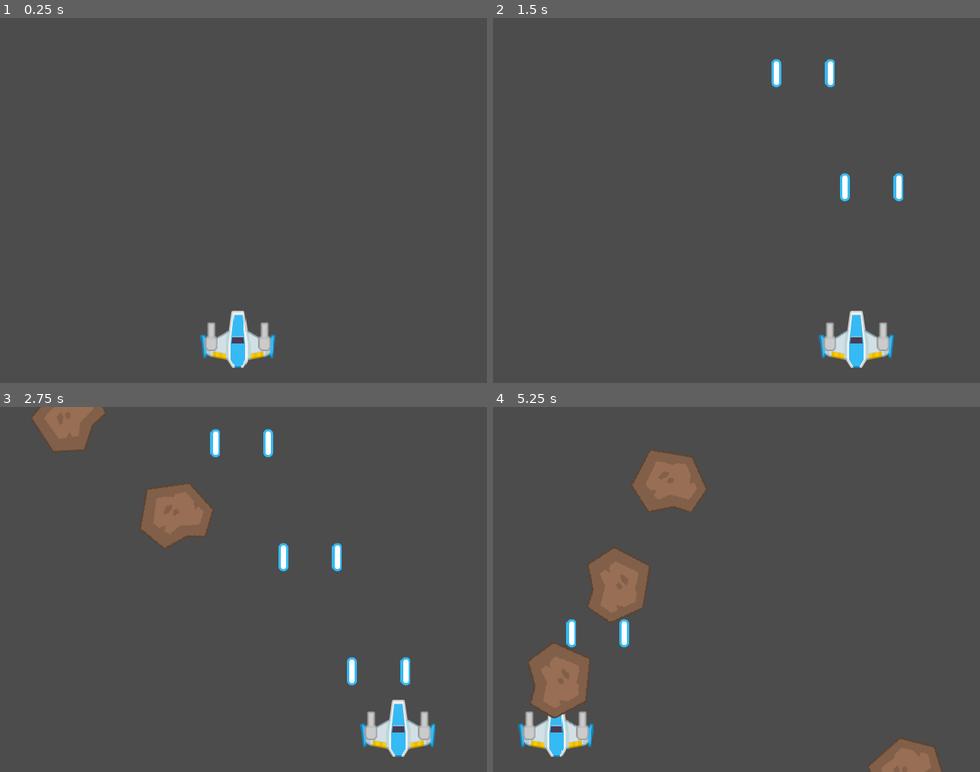
Above: before the commit, frames 1-4 (two rows, left to right).
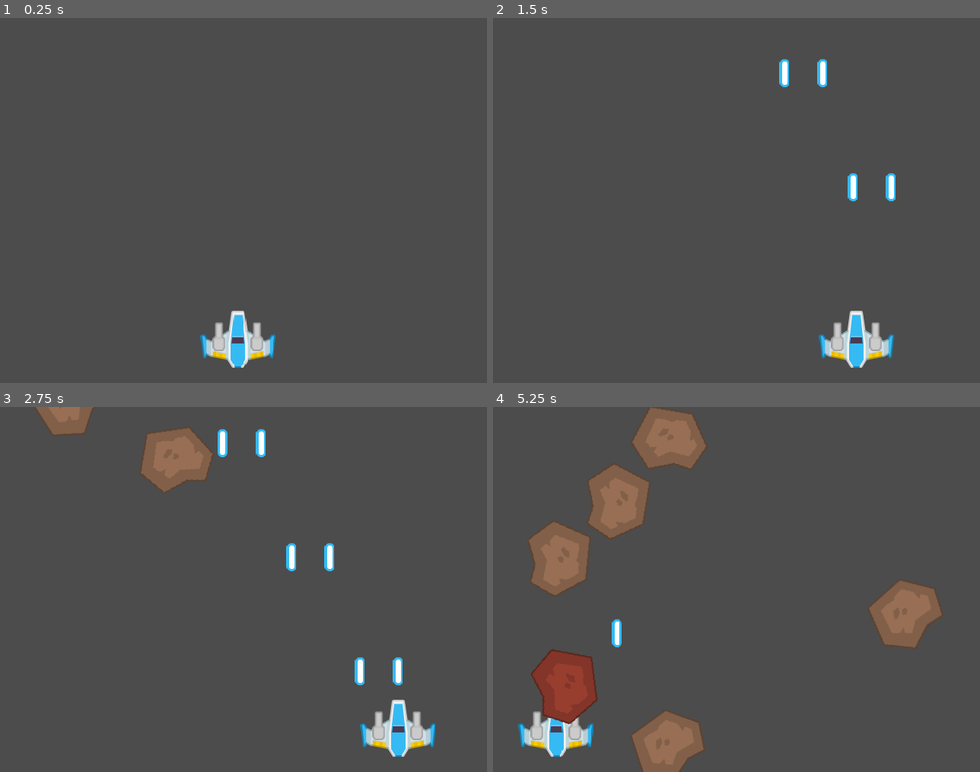
Above: after the commit, the same moments.

Repository: Azuos0/Godot_GameDev
Game: Godot game, scene res://Scenes/Main.tscn
The game is run twice, just before and just after one commit, with the same random seed, the same clock (stepped at 60 frames per second) and the same inputs.
Inputs:
- Up to frame 1 (0.25 s): no input
- Up to frame 2 (1.5 s): tap Enter at 0.5 s; hold Right (Direita) 0.53-1.28 s; hold Space (Tiro) 0.53-1.28 s; hold Left (Esquerda) from 1.28 s (still down); tap Space (Tiro) at 1.35 s
- Up to frame 3 (2.75 s): release Left (Esquerda) at 2.03 s; hold Right (Direita) from 2.03 s (still down); hold Space (Tiro) from 2.03 s (still down)
- Up to frame 4 (5.25 s): release Space (Tiro) at 2.78 s; tap Space (Tiro) at 2.85, 4.35 s; release Right (Direita) at 3.53 s; hold Space (Tiro) 3.53-4.28 s; hold Left (Esquerda) from 3.53 s (still down); hold Space (Tiro) from 5.03 s (still down)

The runs differ from the first frame. In frame 1, 0.5% of the frame differs, in the area x 42-56%, y 83-92%; in frame 2, 1.5%; in frame 3, 6.4%; in frame 4, 17%, in the area x 6-93%, y 0-100%.

Commit message:
Step 6: Adding some animation to the meteors!

Diff:
--- a/Space Shooter/Scenes/Meteor_spawner.tscn
+++ b/Space Shooter/Scenes/Meteor_spawner.tscn
@@ -2,6 +2,6 @@
 
 [ext_resource path="res://Scripts/Meteor_spawner.gd" type="Script" id=1]
 
-[node name="Meteor_spawner" type="Node" index="0"]
+[node name="Meteor_spawner" type="Node"]
 
 script = ExtResource( 1 )
--- a/Space Shooter/Scenes/Meteoro.tscn
+++ b/Space Shooter/Scenes/Meteoro.tscn
@@ -1,7 +1,89 @@
-[gd_scene load_steps=3 format=2]
+[gd_scene load_steps=6 format=2]
 
 [ext_resource path="res://Scripts/Meteoro.gd" type="Script" id=1]
 [ext_resource path="res://images/PNG/Meteors/meteorBrown_big1.png" type="Texture" id=2]
+
+[sub_resource type="Animation" id=1]
+
+resource_name = "Danificado"
+length = 0.3
+loop = false
+step = 0.1
+tracks/0/type = "value"
+tracks/0/path = NodePath("Sprite:modulate")
+tracks/0/interp = 1
+tracks/0/loop_wrap = true
+tracks/0/imported = false
+tracks/0/enabled = true
+tracks/0/keys = {
+"times": PoolRealArray( 0, 0.3 ),
+"transitions": PoolRealArray( 1, 1 ),
+"update": 0,
+"values": [ Color( 1, 0, 0, 1 ), Color( 1, 1, 1, 1 ) ]
+}
+
+[sub_resource type="Animation" id=2]
+
+resource_name = "Destruir"
+length = 0.5
+loop = false
+step = 0.1
+tracks/0/type = "value"
+tracks/0/path = NodePath("Sprite:scale")
+tracks/0/interp = 1
+tracks/0/loop_wrap = true
+tracks/0/imported = false
+tracks/0/enabled = true
+tracks/0/keys = {
+"times": PoolRealArray( 0, 0.5 ),
+"transitions": PoolRealArray( 1, 1 ),
+"update": 0,
+"values": [ Vector2( 1, 1 ), Vector2( 2, 2 ) ]
+}
+tracks/1/type = "value"
+tracks/1/path = NodePath("Sprite:modulate")
+tracks/1/interp = 1
+tracks/1/loop_wrap = true
+tracks/1/imported = false
+tracks/1/enabled = true
+tracks/1/keys = {
+"times": PoolRealArray( 0, 0.5 ),
+"transitions": PoolRealArray( 1, 1 ),
+"update": 0,
+"values": [ Color( 1, 1, 1, 1 ), Color( 1, 1, 1, 0 ) ]
+}
+tracks/2/type = "method"
+tracks/2/path = NodePath(".")
+tracks/2/interp = 1
+tracks/2/loop_wrap = true
+tracks/2/imported = false
+tracks/2/enabled = true
+tracks/2/keys = {
+"times": PoolRealArray( 0.5 ),
+"transitions": PoolRealArray( 1 ),
+"values": [ {
+"args": [  ],
+"method": "queue_free()"
+} ]
+}
+
+[sub_resource type="Animation" id=3]
+
+length = 1.0
+loop = false
+step = 0.1
+tracks/0/type = "value"
+tracks/0/path = NodePath("Sprite:modulate")
+tracks/0/interp = 1
+tracks/0/loop_wrap = true
+tracks/0/imported = false
+tracks/0/enabled = true
+tracks/0/keys = {
+"times": PoolRealArray( 0 ),
+"transitions": PoolRealArray( 1 ),
+"update": 0,
+"values": [ Color( 1, 1, 1, 1 ) ]
+}
 
 [node name="Meteoro" type="Area2D" index="0"]
 
@@ -17,8 +99,23 @@
 [node name="Sprite" type="Sprite" parent="." index="0"]
 
 texture = ExtResource( 2 )
+_sections_unfolded = [ "Transform", "Visibility" ]
 
 [node name="Poly" type="CollisionPolygon2D" parent="." index="1"]
 
+visible = false
 build_mode = 0
 polygon = PoolVector2Array( 22.733, -40.8914, 49.2745, -1.15493, 33.6544, 32.1365, 9.98749, 29.2965, -22.0417, 41.1299, -49.9686, 9.88962, -33.244, -41.3886 )
+
+[node name="Anim" type="AnimationPlayer" parent="." index="2"]
+
+root_node = NodePath("..")
+autoplay = "Idle"
+playback_process_mode = 1
+playback_default_blend_time = 0.0
+playback_speed = 1.0
+anims/Danificado = SubResource( 1 )
+anims/Destruir = SubResource( 2 )
+anims/Idle = SubResource( 3 )
+blend_times = [  ]
+_sections_unfolded = [ "Playback Options" ]
--- a/Space Shooter/Scenes/Nave.tscn
+++ b/Space Shooter/Scenes/Nave.tscn
@@ -18,24 +18,25 @@
 
 [node name="CanhaoE" type="Sprite" parent="." index="1"]
 
-position = Vector2( -35, -20 )
+position = Vector2( -25, -19.7605 )
+rotation = 0.00120591
 texture = ExtResource( 3 )
 flip_v = true
 _sections_unfolded = [ "Offset", "Transform" ]
 
 [node name="CanhaoD" type="Sprite" parent="." index="2"]
 
-position = Vector2( 35, -20 )
+position = Vector2( 25, -20 )
 texture = ExtResource( 3 )
 flip_v = true
 _sections_unfolded = [ "Transform" ]
 
 [node name="PosCanhaoE" type="Position2D" parent="." index="3"]
 
-position = Vector2( -35, -49 )
+position = Vector2( -25, -48.7605 )
 _sections_unfolded = [ "Transform" ]
 
 [node name="PosCanhaoD" type="Position2D" parent="." index="4"]
 
-position = Vector2( 35, -49 )
+position = Vector2( 25, -49 )
 _sections_unfolded = [ "Transform" ]
--- a/Space Shooter/Scripts/Meteoro.gd
+++ b/Space Shooter/Scripts/Meteoro.gd
@@ -1,6 +1,6 @@
 extends Area2D
 
-var vel = 250
+var vel = 150
 var rot = 0
 var vida = 4
 
@@ -17,8 +17,12 @@
 	pass
 
 func aplica_dano(valor):
-	vida -= valor
 	if vida <= 0:
-		queue_free()
+		remove_from_group(Game.GRUPO_INIMIGO)
+		get_node("Anim").play("Destruir")
+		pass
+	else:
+		get_node("Anim").play("Danificado")
+		vida -= valor
 		pass
 	pass
--- a/Space Shooter/Scripts/Tiro.gd
+++ b/Space Shooter/Scripts/Tiro.gd
@@ -16,15 +16,15 @@
 
 
 func _on_Tiro_area_entered(area):
+
 	if area.is_in_group(Game.GRUPO_INIMIGO):
 		if area.has_method("aplica_dano"):
 			area.aplica_dano(1)
+			destroi_tiro()
 			pass
-		else:
-			destroi_tiro()
-		pass
 
-	pass # replace with function body
+
+	pass
 
 func destroi_tiro():
 	queue_free()
